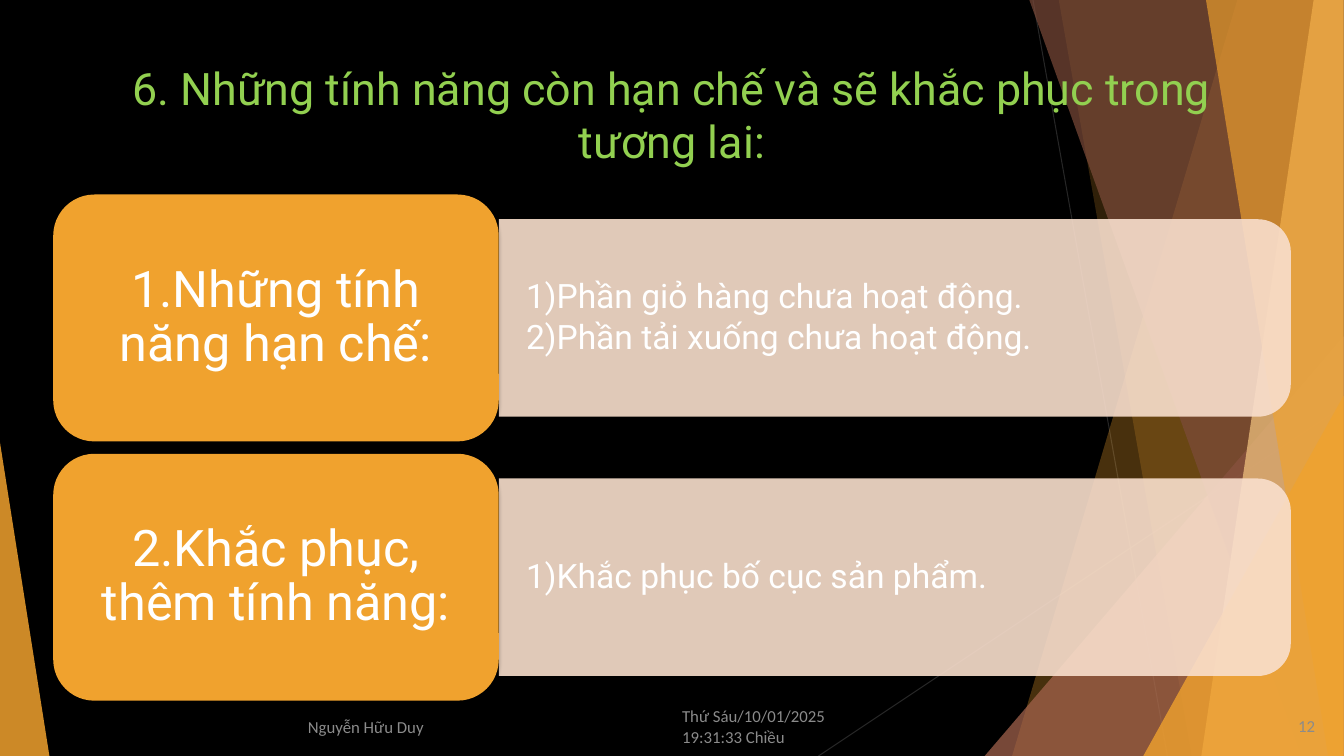
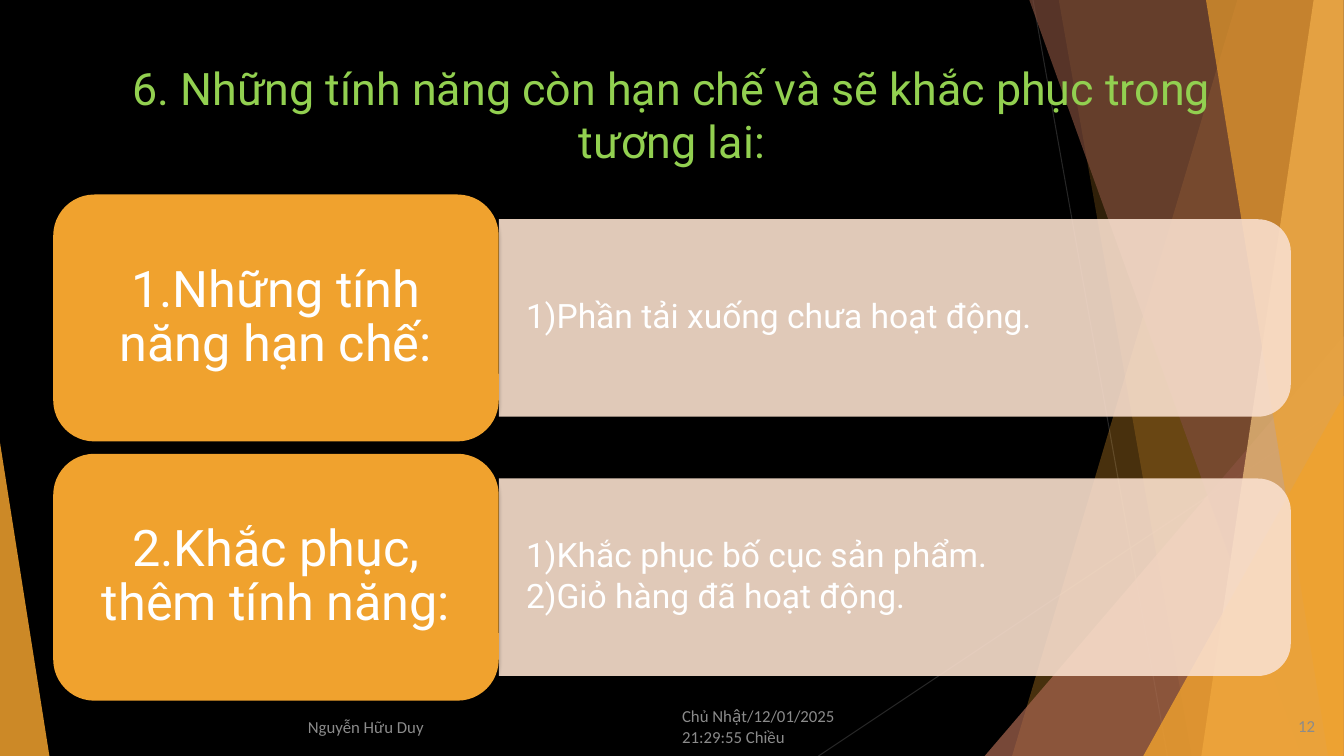
Before and after one commit to NguyenHuuDuy2011/SPCK_NguyenHuuDuy, a slide deck: slide 12 of SPCK_JSA07_Duy.pptx. Drawn at 1344x756 pixels with LibreOffice and Linux fonts; fonts in the diff are those of the drawing. Boxes give left, top, right and bottom in pixels: in the first picture for what was removed or moved away, otherwise in the second. Text is boxed around its words. In the diff, an @@ line names an element or a change of style, - is before the commit and + after.

```diff
--- a/SPCK_JSA07_Duy.pptx
+++ b/SPCK_JSA07_Duy.pptx
@@ text at bbox=[526, 281, 1022, 315]: paragraph removed @@
-  1) Phần giỏ hàng chưa hoạt động.
@@ text at bbox=[526, 581, 904, 615]: paragraph added @@
+  2) Giỏ hàng đã hoạt động.
@@ text at bbox=[682, 710, 834, 743]: text changed @@
-Thứ Sáu/10/01/2025 19:31:33 Chiều
+Chủ Nhật/12/01/2025 21:29:55 Chiều
```
Also in this commit, not shown: 13 other slides changed, 1 other file.
